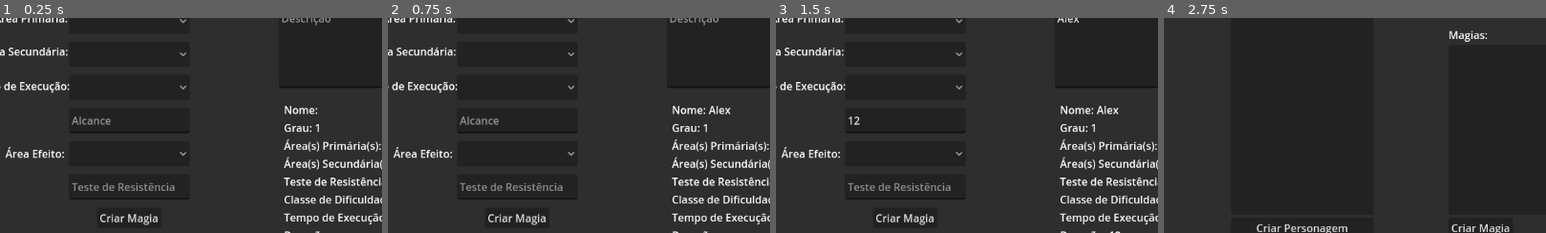
Above: before the commit, frames 1-4 (left to right).
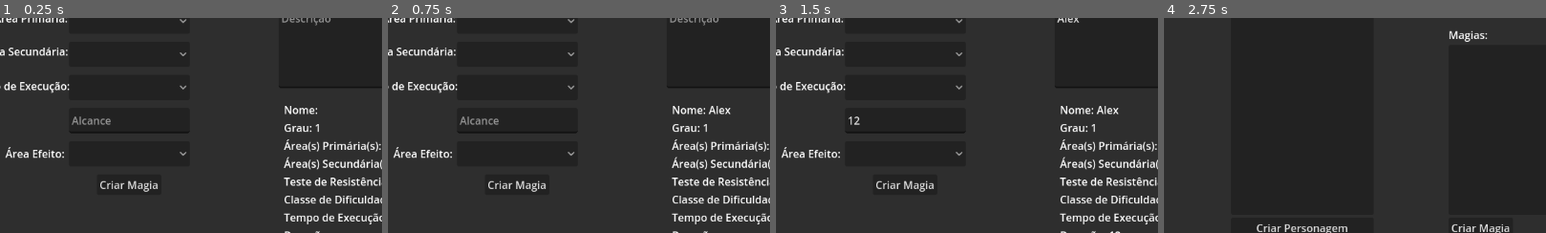
Above: after the commit, the same moments.

Repository: GuiSantosHashDaSilva/ArquivosDeMagnavia
Game: Godot game, scene res://Cenas/criacao_magia.tscn
The game is run twice, just before and just after one commit, with the same random seed, the same clock (stepped at 60 frames per second) and the same inputs. The project has no main scene, so this scene is started directly.
Inputs (mouse positions are % of the whole screen's width and height, from its top left):
- Up to frame 1 (0.25 s): no input
- Up to frame 2 (0.75 s): click (21, 16) at 0.52 s; type "Alex" at 0.6 s
- Up to frame 3 (1.5 s): click (21, 54) at 0.75 s; type "12" at 0.83 s; click (62, 37) at 0.98 s; type "Alex" at 1.07 s; click (49, 15) at 1.27 s; type "12" at 1.35 s
- Up to frame 4 (2.75 s): click "Criar Magia" at 2 s
The pictures show only the part of the screen within x 4-54%, y 30-80%; the shares and areas given below are measured in that part.

The runs differ from the first frame. In frame 1, 1.1% of the frame differs, in the area x 18-50%, y 75-97%; in frame 2, 1.1%; in frame 3, 1.1%; in frame 4, nothing differs.
Error in both runs: Invalid access to property or key 'valorBBA' on a base object of type 'Nil'. (res://Scripts/criacao_magia.gd:232)

Commit message:
Refatoração e inicio da aba de modificadores

Diff:
--- a/Cenas/criacao_magia.tscn
+++ b/Cenas/criacao_magia.tscn
@@ -38,7 +38,7 @@
 script = ExtResource("1_o0f2x")
 optionButtonExec = NodePath("Panel/VBoxSeletor1/optionTempoExec")
 lineNome = NodePath("Panel/VBoxSeletor1/LineNome")
-lineTesteRes = NodePath("Panel/VBoxSeletor1/LineTesteRes")
+lineTesteRes = NodePath("")
 lineAlcance = NodePath("Panel/VBoxSeletor1/LineAlcance")
 lineDuracao = NodePath("Panel/VBoxSeletor2/HBoxDuracao/LineDuracao")
 textDescricao = NodePath("Panel/textDescricao")
@@ -199,11 +199,6 @@
 popup/item_5/icon = ExtResource("22_sumtn")
 popup/item_5/id = 5
 
-[node name="LineTesteRes" type="LineEdit" parent="Panel/VBoxSeletor1"]
-custom_minimum_size = Vector2(182, 38)
-layout_mode = 2
-placeholder_text = "Teste de Resistência"
-
 [node name="buttonCriarMagia" type="Button" parent="Panel/VBoxSeletor1"]
 layout_mode = 2
 size_flags_horizontal = 4
@@ -413,7 +408,6 @@
 [connection signal="item_selected" from="Panel/VBoxSeletor1/optionTempoExec" to="." method="_on_option_tempo_exec_item_selected"]
 [connection signal="text_changed" from="Panel/VBoxSeletor1/LineAlcance" to="." method="_on_line_alcance_text_changed"]
 [connection signal="item_selected" from="Panel/VBoxSeletor1/optionFormato" to="." method="_on_option_formato_item_selected"]
-[connection signal="text_changed" from="Panel/VBoxSeletor1/LineTesteRes" to="." method="_on_line_teste_res_text_changed"]
 [connection signal="pressed" from="Panel/VBoxSeletor1/buttonCriarMagia" to="." method="_on_button_criar_magia_pressed"]
 [connection signal="text_changed" from="Panel/VBoxSeletor2/HBoxDuracao/LineDuracao" to="." method="_on_line_duracao_text_changed"]
 [connection signal="item_selected" from="Panel/VBoxSeletor2/HBoxComponentes/optionComponentes" to="." method="_on_option_componentes_item_selected"]
--- a/Cenas/detalhes_magia.tscn
+++ b/Cenas/detalhes_magia.tscn
@@ -10,22 +10,22 @@
 grow_horizontal = 2
 grow_vertical = 2
 script = ExtResource("1_ur63k")
-labelNome = NodePath("Panel/VBoxLabelsDesc/labelNome")
-labelGrau = NodePath("Panel/VBoxLabelsDesc/labelGrau")
-labelArea1 = NodePath("Panel/VBoxLabelsDesc/labelArea1")
-labelArea2 = NodePath("Panel/VBoxLabelsDesc/labelArea2")
-labelTesteRes = NodePath("Panel/VBoxLabelsDesc/labelTesteRes")
-labelCD = NodePath("Panel/VBoxLabelsDesc/labelCD")
-labelTempoExec = NodePath("Panel/VBoxLabelsDesc/labelTempoExec")
-labelDuracao = NodePath("Panel/VBoxLabelsDesc/labelDuracao")
-labelComponentes = NodePath("Panel/VBoxLabelsDesc/labelComponentes")
-labelAOE = NodePath("Panel/VBoxLabelsDesc/labelAoE")
-labelAlcance = NodePath("Panel/VBoxLabelsDesc/labelAlcance")
-labelAtaque = NodePath("Panel/VBoxLabelsDesc/labelAtaque")
-labelCusto = NodePath("Panel/VBoxLabelsDesc/labelCusto")
-labelDescricao = NodePath("Panel/VBoxLabelsDesc/richTextLabelDescricao")
-
-[node name="Panel" type="Panel" parent="."]
+labelNome = NodePath("mainPanel/VBoxLabelsDesc/labelNome")
+labelGrau = NodePath("mainPanel/VBoxLabelsDesc/labelGrau")
+labelArea1 = NodePath("mainPanel/VBoxLabelsDesc/labelArea1")
+labelArea2 = NodePath("mainPanel/VBoxLabelsDesc/labelArea2")
+labelTesteRes = NodePath("mainPanel/VBoxLabelsDesc/labelTesteRes")
+labelCD = NodePath("mainPanel/VBoxLabelsDesc/labelCD")
+labelTempoExec = NodePath("mainPanel/VBoxLabelsDesc/labelTempoExec")
+labelDuracao = NodePath("mainPanel/VBoxLabelsDesc/labelDuracao")
+labelComponentes = NodePath("mainPanel/VBoxLabelsDesc/labelComponentes")
+labelAOE = NodePath("mainPanel/VBoxLabelsDesc/labelAoE")
+labelAlcance = NodePath("mainPanel/VBoxLabelsDesc/labelAlcance")
+labelAtaque = NodePath("mainPanel/VBoxLabelsDesc/labelAtaque")
+labelCusto = NodePath("mainPanel/VBoxLabelsDesc/labelCusto")
+labelDescricao = NodePath("mainPanel/VBoxLabelsDesc/richTextLabelDescricao")
+
+[node name="mainPanel" type="Panel" parent="."]
 layout_mode = 1
 anchors_preset = 15
 anchor_right = 1.0
@@ -33,7 +33,7 @@
 grow_horizontal = 2
 grow_vertical = 2
 
-[node name="VBoxLabelsDesc" type="VBoxContainer" parent="Panel"]
+[node name="VBoxLabelsDesc" type="VBoxContainer" parent="mainPanel"]
 layout_mode = 1
 anchors_preset = -1
 anchor_left = 0.00380558
@@ -45,71 +45,157 @@
 offset_bottom = -0.0960083
 metadata/_edit_use_anchors_ = true
 
-[node name="labelNome" type="Label" parent="Panel/VBoxLabelsDesc"]
+[node name="labelNome" type="Label" parent="mainPanel/VBoxLabelsDesc"]
 layout_mode = 2
 text = "Nome:"
 
-[node name="labelGrau" type="Label" parent="Panel/VBoxLabelsDesc"]
+[node name="labelGrau" type="Label" parent="mainPanel/VBoxLabelsDesc"]
 layout_mode = 2
 text = "Grau: "
 
-[node name="labelArea1" type="Label" parent="Panel/VBoxLabelsDesc"]
+[node name="labelArea1" type="Label" parent="mainPanel/VBoxLabelsDesc"]
 layout_mode = 2
 text = "Área(s) Primária(s):"
 
-[node name="labelArea2" type="Label" parent="Panel/VBoxLabelsDesc"]
+[node name="labelArea2" type="Label" parent="mainPanel/VBoxLabelsDesc"]
 custom_minimum_size = Vector2(1, 1)
 layout_mode = 2
 text = "Área(s) Secundária(s):"
 autowrap_mode = 3
 
-[node name="labelTesteRes" type="Label" parent="Panel/VBoxLabelsDesc"]
+[node name="labelTesteRes" type="Label" parent="mainPanel/VBoxLabelsDesc"]
 layout_mode = 2
 text = "Teste de Resistência:"
 
-[node name="labelCD" type="Label" parent="Panel/VBoxLabelsDesc"]
+[node name="labelCD" type="Label" parent="mainPanel/VBoxLabelsDesc"]
 layout_mode = 2
 text = "Classe de Dificuldade:"
 
-[node name="labelTempoExec" type="Label" parent="Panel/VBoxLabelsDesc"]
+[node name="labelTempoExec" type="Label" parent="mainPanel/VBoxLabelsDesc"]
 layout_mode = 2
 text = "Tempo de Execução:"
 
-[node name="labelDuracao" type="Label" parent="Panel/VBoxLabelsDesc"]
+[node name="labelDuracao" type="Label" parent="mainPanel/VBoxLabelsDesc"]
 layout_mode = 2
 text = "Duração:"
 
-[node name="labelComponentes" type="Label" parent="Panel/VBoxLabelsDesc"]
+[node name="labelComponentes" type="Label" parent="mainPanel/VBoxLabelsDesc"]
 layout_mode = 2
 text = "Componentes:"
 
-[node name="labelAoE" type="Label" parent="Panel/VBoxLabelsDesc"]
+[node name="labelAoE" type="Label" parent="mainPanel/VBoxLabelsDesc"]
 layout_mode = 2
 text = "Área de Efeito:"
 
-[node name="labelAlcance" type="Label" parent="Panel/VBoxLabelsDesc"]
+[node name="labelAlcance" type="Label" parent="mainPanel/VBoxLabelsDesc"]
 layout_mode = 2
 text = "Alcance:"
 
-[node name="labelAtaque" type="Label" parent="Panel/VBoxLabelsDesc"]
+[node name="labelAtaque" type="Label" parent="mainPanel/VBoxLabelsDesc"]
 layout_mode = 2
 text = "Ataque:"
 
-[node name="labelCusto" type="Label" parent="Panel/VBoxLabelsDesc"]
+[node name="labelCusto" type="Label" parent="mainPanel/VBoxLabelsDesc"]
 layout_mode = 2
 text = "Custo: "
 
-[node name="richTextLabelDescricao" type="RichTextLabel" parent="Panel/VBoxLabelsDesc"]
+[node name="richTextLabelDescricao" type="RichTextLabel" parent="mainPanel/VBoxLabelsDesc"]
 custom_minimum_size = Vector2(400, 133)
 layout_mode = 2
 text = "Descrição:"
 
-[node name="buttonVoltar" type="Button" parent="Panel"]
+[node name="buttonVoltar" type="Button" parent="mainPanel"]
+layout_mode = 1
+anchors_preset = -1
+anchor_left = 0.606
+anchor_top = 0.887
+anchor_right = 0.654
+anchor_bottom = 0.935
+offset_left = -0.112
+offset_top = 0.223999
+offset_right = -0.408081
+offset_bottom = 0.119934
+text = "Voltar"
+metadata/_edit_use_anchors_ = true
+
+[node name="ButtonAddMod" type="Button" parent="mainPanel"]
+layout_mode = 1
+anchors_preset = -1
+anchor_left = 0.766
+anchor_top = 0.883
+anchor_right = 0.933
+anchor_bottom = 0.931
+offset_left = 0.567993
+offset_top = -0.184021
+offset_right = 0.18396
+offset_bottom = -0.288025
+text = "Adicionar Característica"
+metadata/_edit_use_anchors_ = true
+
+[node name="panelCaracteristicas" type="Panel" parent="mainPanel"]
+layout_mode = 1
+anchors_preset = -1
+anchor_left = 0.586
+anchor_top = 0.068
+anchor_right = 0.948
+anchor_bottom = 0.856
+offset_left = -0.0720215
+offset_top = -0.064003
+offset_right = -0.0960693
+offset_bottom = 0.311951
+metadata/_edit_use_anchors_ = true
+
+[node name="VBoxContainer" type="VBoxContainer" parent="mainPanel/panelCaracteristicas"]
 layout_mode = 0
-offset_left = 806.0
-offset_top = 300.0
-offset_right = 861.0
-offset_bottom = 331.0
-text = "Voltar"
-
-[connection signal="pressed" from="Panel/buttonVoltar" to="." method="_on_button_voltar_pressed"]
+offset_right = 260.0
+offset_bottom = 102.0
+
+[node name="optionControle" type="OptionButton" parent="mainPanel/panelCaracteristicas/VBoxContainer"]
+custom_minimum_size = Vector2(0, 50)
+layout_mode = 2
+tooltip_text = "Modificadores de controle"
+item_count = 14
+popup/item_0/text = "Adicionar Condição"
+popup/item_1/text = "Adicionar Empurrão"
+popup/item_1/id = 1
+popup/item_2/text = "Adicionar Vantagem/Desvantagem"
+popup/item_2/id = 2
+popup/item_3/text = "Aumentar Alcance"
+popup/item_3/id = 3
+popup/item_4/text = "Aumentar Área"
+popup/item_4/id = 4
+popup/item_5/text = "Controle Cirurgíco"
+popup/item_5/id = 5
+popup/item_6/text = "Duração Prolongada"
+popup/item_6/id = 6
+popup/item_7/text = "Feitiço Rápido"
+popup/item_7/id = 7
+popup/item_8/text = "Toque a Distância"
+popup/item_8/id = 8
+popup/item_9/text = "Multiplicar"
+popup/item_9/id = 9
+popup/item_10/text = "Aumento de CD"
+popup/item_10/id = 10
+popup/item_11/text = "Feitiço de uma mão só"
+popup/item_11/id = 11
+popup/item_12/text = "Alteração de Teste de Resistência"
+popup/item_12/id = 12
+popup/item_13/text = "Alcance de Toque"
+popup/item_13/id = 13
+
+[node name="optionSuporte" type="OptionButton" parent="mainPanel/panelCaracteristicas/VBoxContainer"]
+custom_minimum_size = Vector2(0, 50)
+layout_mode = 2
+tooltip_text = "Modificadores de suporte"
+
+[node name="optionOfensivo" type="OptionButton" parent="mainPanel/panelCaracteristicas/VBoxContainer"]
+custom_minimum_size = Vector2(0, 50)
+layout_mode = 2
+tooltip_text = "Modificadores ofensivos"
+
+[node name="optionReducao" type="OptionButton" parent="mainPanel/panelCaracteristicas/VBoxContainer"]
+custom_minimum_size = Vector2(0, 50)
+layout_mode = 2
+tooltip_text = "Modificadores de redução de custo"
+
+[connection signal="pressed" from="mainPanel/buttonVoltar" to="." method="_on_button_voltar_pressed"]
